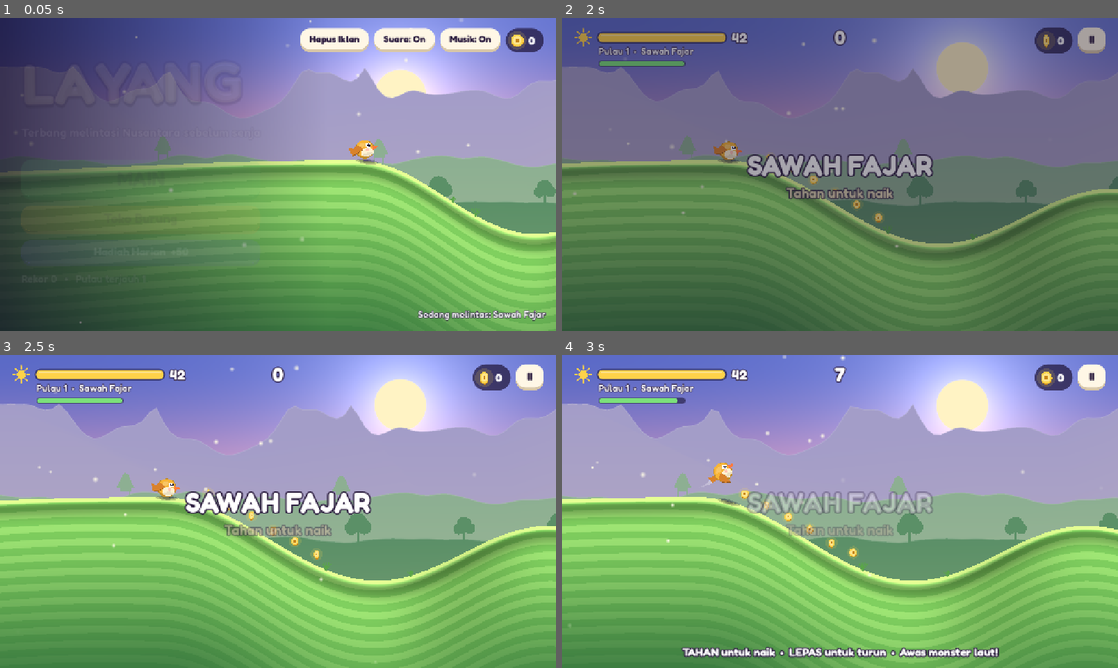
Above: before the commit, frames 1-4 (two rows, left to right).
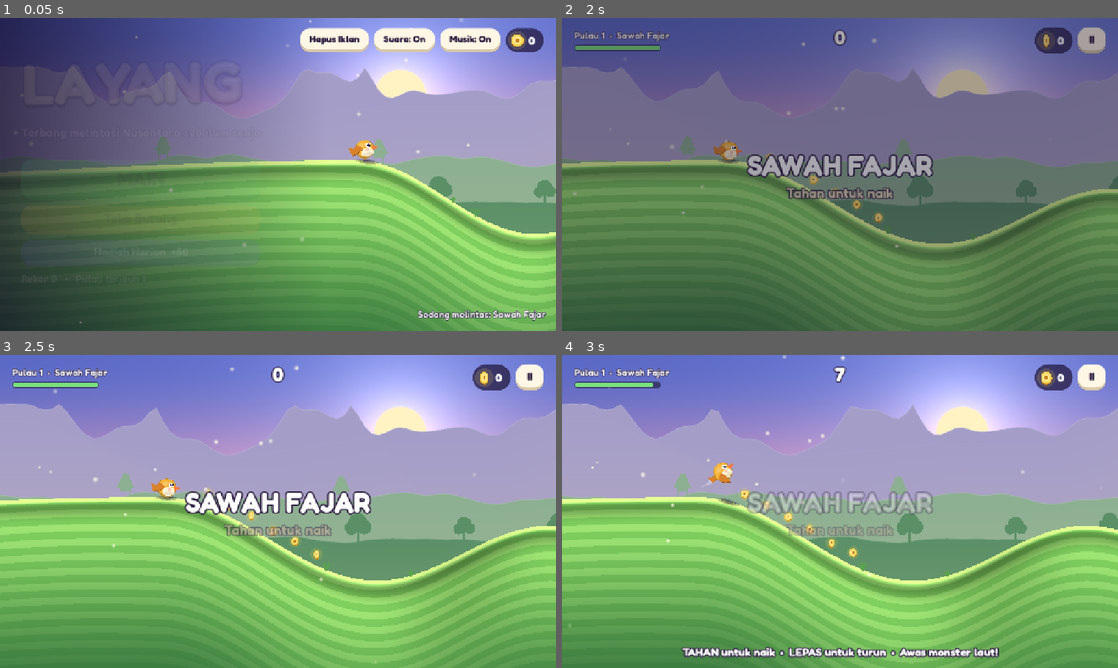
Above: after the commit, the same moments.

Repository: lutfidev/layang
Game: Godot game, scene res://scenes/main_menu.tscn
Same seed, same stepped clock (60 frames per second), same inputs: the game is played once before the commit and once after it.
Inputs (mouse positions are in pixels of both pictures, inside the frame that each line leads up to):
- Up to frame 1 (0.05 s): no input
- Up to frame 2 (2 s): move the mouse to (962, 158) at 0.52 s; hold Up 0.53-1.28 s; hold Space (fly) 0.53-1.28 s; click (962, 158) at 0.67 s; move the mouse to (728, 190) at 1.27 s; tap Space (fly) at 1.35 s; click (728, 190) at 1.42 s
- Up to frame 3 (2.5 s): click "II" at 2 s
- Up to frame 4 (3 s): move the mouse to (895, 442) at 2.77 s; hold Up from 2.78 s (still down); hold Space (fly) from 2.78 s (still down); click (895, 442) at 2.92 s

Frame 1 is identical in both runs. In frame 2, 2.9% of the frame differs, in the area x 2-77%, y 3-26%; in frame 3, 4.1%, in the area x 2-79%, y 0-26%; in frame 4, 4.0%.

Commit message:
feat(game): endless run without timer, 3-button lose screen, safe continue on dry ground

Diff:
--- a/scripts/autoload/sfx.gd
+++ b/scripts/autoload/sfx.gd
@@ -20,13 +20,11 @@
 	_music.volume_db = -9.0
 	add_child(_music)
 	_sounds["coin"] = _tones([[1318.5, 0.0, 0.07], [1975.5, 0.05, 0.12]], 0.35, 6.0)
-	_sounds["sun"] = _tones([[880.0, 0.0, 0.3], [1108.7, 0.06, 0.3], [1318.5, 0.12, 0.4]], 0.35, 4.0)
 	_sounds["perfect"] = _tones([[784.0, 0.0, 0.12], [987.8, 0.07, 0.12], [1174.7, 0.14, 0.25]], 0.4, 5.0)
 	_sounds["island"] = _tones([[523.3, 0.0, 0.9], [659.3, 0.08, 0.9], [784.0, 0.16, 0.9], [1046.5, 0.3, 1.0]], 0.3, 2.2)
 	_sounds["click"] = _tones([[660.0, 0.0, 0.04]], 0.3, 25.0)
 	_sounds["buy"] = _tones([[659.3, 0.0, 0.1], [880.0, 0.08, 0.1], [1318.5, 0.16, 0.3]], 0.35, 5.0)
 	_sounds["bonk"] = _tones([[150.0, 0.0, 0.18]], 0.5, 12.0)
-	_sounds["night"] = _tones([[392.0, 0.0, 0.8], [329.6, 0.25, 0.8], [261.6, 0.5, 1.2]], 0.32, 2.0)
 	_sounds["splash"] = _noise(0.35, 0.4)
 	_sounds["whoosh"] = _noise(0.25, 0.18)
 	_sounds["fizz"] = _noise(0.5, 0.12)
--- a/scripts/ui/game.gd
+++ b/scripts/ui/game.gd
@@ -1,35 +1,37 @@
 extends Node2D
-## Game scene: rules (sunset timer, islands, combos, fever), HUD, pause and results.
-
-const START_TIME := 42.0
-const NIGHT_GRACE := 6.0
+## Game scene: rules (endless run, islands, combos, fever), HUD, pause and results.
+
+const SUN_PROGRESS := 0.8      # fixed sun height: the sky no longer counts down
+const SIM_MAX := 240.0          # --sim runs end after this many seconds (cause "batas")
 const HIGH_FLIGHT := 520.0     # px above ground/water for "TERBANG TINGGI!"
 const WAVE_POINTS := 150        # style points for clearing a beach wave
+const CAUSE_TITLES := {"laut": "Tercebur ke laut!", "monster": "Digigit monster laut!", "ombak": "Terkena ombak", "batas": "Simulasi selesai"}
+const CAUSE_TIPS := {
+	"laut": "Tahan untuk naik sebelum stamina habis di atas laut",
+	"monster": "Lihat tandanya di air, lalu naik tinggi menjauh",
+	"ombak": "Sentuh bibir oranye untuk melompati ombak",
+}
 
 var world: World
-var state := "ready"       # ready → play → night → over
-var time_left := START_TIME
+var state := "ready"       # ready → play → over
+var run_time := 0.0
 var distance := 0
 var style_points := 0
 var coins_run := 0
 var coins_banked := 0
 var skim_streak := 0
 var best_skim := 0
-var end_cause := ""         # senja | laut | monster | ombak
+var end_cause := ""         # laut | monster | ombak (batas = sim cap)
 var _high_awarded := false
 var fever_t := 0.0
-var night_t := 0.0
 var continued := false
-var doubled := false
 var coin_chain := 0
 var coin_chain_t := 0.0
 var start_x := 0.0
 var hint_t := 0.0
 
 var hud: CanvasLayer
-var time_bar: TimeBar
 var stamina_bar: StaminaBar
-var lbl_time: Label
 var lbl_score: Label
 var coin_pill: PanelContainer
 var lbl_island: Label
@@ -44,12 +46,11 @@
 
 
 func _ready() -> void:
-	if Game.dev.has("time"):
-		time_left = float(Game.dev["time"])
 	world = World.new()
 	world.start_island = Game.dev_int("island", 0)
 	world.run_seed = Game.dev_int("seed", 1)   # 1 = random (see World._ready)
 	world.running = false
+	world.sun_progress = SUN_PROGRESS
 	world.autoplay = Game.dev.has("autoplay")
 	add_child(world)
 	start_x = world.bird.position.x
@@ -68,7 +69,7 @@
 # ================================================================ flow
 
 func _unhandled_input(event: InputEvent) -> void:
-	if event.is_action_pressed("pause") and state in ["play", "night"]:
+	if event.is_action_pressed("pause") and state == "play":
 		_toggle_pause()
 		return
 	if state == "ready":
@@ -93,20 +94,12 @@
 
 func _physics_process(delta: float) -> void:
 	if state == "play":
-		time_left -= delta
-		if time_left <= 0.0:
-			time_left = 0.0
-			_nightfall()
-	elif state == "night":
-		night_t += delta
-		var b := world.bird
-		if night_t > NIGHT_GRACE or (b.on_ground and night_t > 1.5 and b.speed() < 150.0):
-			_finish("senja")
-	if state in ["play", "night"]:
-		distance = int((world.bird.position.x - start_x) / 10.0)
+		run_time += delta
+		distance = maxi(distance, int((world.bird.position.x - start_x) / 10.0))
 		_check_high_flight()
-		world.sun_progress = clampf(time_left / START_TIME, 0.0, 1.0)
-		world.set_dusk(clampf(1.0 - time_left / 12.0, 0.0, 1.0))
+		if Game.dev.has("sim") and run_time >= float(Game.dev.get("sim-max", SIM_MAX)):
+			_finish("batas")
+			return
 		if fever_t > 0.0:
 			fever_t -= delta
 			if fever_t <= 0.0:
@@ -122,10 +115,8 @@
 
 
 func _process(_delta: float) -> void:
-	time_bar.value = clampf(time_left / START_TIME, 0.0, 1.0)
 	stamina_bar.value = world.bird.stamina
-	stamina_bar.exhausted = world.bird.exhausted or world.bird.sleepy
-	lbl_time.text = "%d" % ceili(time_left)
+	stamina_bar.exhausted = world.bird.exhausted
 	lbl_score.text = _fmt(score())
 	(coin_pill.get_node("H/Label") as Label).text = str(coins_run)
 	if fever_lbl.visible:
@@ -134,16 +125,6 @@
 
 func score() -> int:
 	return distance + style_points
-
-
-func _nightfall() -> void:
-	state = "night"
-	night_t = 0.0
-	world.bird.sleepy = true
-	world.bird.fever = false
-	fever_lbl.hide()
-	Sfx.play("night")
-	_popup("Matahari terbenam…", "Burung mulai mengantuk", Color("#ffd0a8"))
 
 
 func _finish(cause: String) -> void:
@@ -168,57 +149,40 @@
 	continued = true
 	result_panel.queue_free()
 	result_panel = null
-	time_left = 12.0
 	state = "play"
 	var b := world.bird
-	b.sleepy = false
 	b.vel.x = maxf(b.vel.x, 500.0)
 	b.vel.y = 0.0
 	b.stamina = 1.0
 	b.exhausted = false
 	b.on_ground = false
-	# respawn safely: high above the water (time to react), or just above the ground
-	if world.terrain.is_water_at(b.position.x):
-		b.position.y = Terrain.WATER_Y - 900.0
-	else:
-		b.position.y = world.terrain.height_at(b.position.x) - 200.0
+	# respawn safely: forward onto the first gentle dry ground past the water (score never drops)
+	b.position.x = world.terrain.dry_ground_after(b.position.x)
+	b.position.y = world.terrain.height_at(b.position.x) - 200.0
 	world.clear_hazards()
 	world.dead = false
 	world.running = true
 	world.release_input()
-	_popup("+12 detik!", "Terbang lagi!", Color("#ffe066"))
+	_popup("Terbang lagi!", "", Color("#ffe066"))
 
 
 # ================================================================ events
 
 func _on_island(k: int, biome: Dictionary) -> void:
-	var bonus := maxf(6.0, 17.0 - k * 1.5)
-	if state == "play":
-		time_left += bonus
-	elif state == "night":
-		# reaching an island at dusk wakes the bird up again
-		state = "play"
-		time_left = bonus
-		world.bird.sleepy = false
 	style_points += 500
 	coins_run += 20
 	Sfx.play("island")
 	Ambient.burst(world, world.bird.center(), Color("#ffe066"), 40, 700.0)
-	_show_banner(k, biome, bonus)
+	_show_banner(k, biome)
 	if biome.id == "pantai":
 		_popup("Awas ombak!", "Sentuh bibir oranye untuk melompat", Color("#7ff0e6"))
 
 
-func _on_item(kind: int, _pos: Vector2) -> void:
-	if kind == CoinField.COIN:
-		coins_run += 2 if world.bird.fever else 1
-		coin_chain += 1
-		coin_chain_t = 0.6
-		Sfx.play("coin", 1.0 + 0.045 * mini(coin_chain, 14))
-	else:
-		time_left += 3.0
-		Sfx.play("sun")
-		_popup("+3 detik", "Matahari kecil!", Color("#ffe066"))
+func _on_item(_kind: int, _pos: Vector2) -> void:
+	coins_run += 2 if world.bird.fever else 1
+	coin_chain += 1
+	coin_chain_t = 0.6
+	Sfx.play("coin", 1.0 + 0.045 * mini(coin_chain, 14))
 
 
 func _on_landed(bonk: bool) -> void:
@@ -232,14 +196,14 @@
 
 
 func _on_skimmed(_duration: float) -> void:
-	if state not in ["play", "night"]:
+	if state != "play":
 		return
 	skim_streak += 1
 	best_skim = maxi(best_skim, skim_streak)
 	style_points += 25 * skim_streak
 	Sfx.play("perfect", 1.0 + 0.06 * mini(skim_streak, 8))
 	var b := world.bird
-	if skim_streak >= 3 and fever_t <= 0.0 and state == "play":
+	if skim_streak >= 3 and fever_t <= 0.0:
 		fever_t = 6.0
 		b.fever = true
 		fever_lbl.show()
@@ -256,7 +220,7 @@
 
 
 func _on_wave_passed() -> void:
-	if state not in ["play", "night"]:
+	if state != "play":
 		return
 	style_points += WAVE_POINTS
 	Sfx.play("perfect", 1.2)
@@ -264,7 +228,7 @@
 
 
 func _on_died(cause: String) -> void:
-	if state in ["play", "night"]:
+	if state == "play":
 		_finish(cause)
 
 
@@ -290,25 +254,13 @@
 	var root := UIKit.full_rect(Control.new())
 	hud.add_child(root)
 
-	# --- time bar (top-left)
-	var tb := HBoxContainer.new()
-	tb.position = Vector2(28, 24)
-	tb.add_theme_constant_override("separation", 10)
-	tb.mouse_filter = Control.MOUSE_FILTER_IGNORE
-	root.add_child(tb)
-	tb.add_child(UIKit.SunIcon.new(42))
-	time_bar = TimeBar.new()
-	time_bar.custom_minimum_size = Vector2(300, 26)
-	time_bar.size_flags_vertical = Control.SIZE_SHRINK_CENTER
-	tb.add_child(time_bar)
-	lbl_time = UIKit.label("42", 32, Color.WHITE, true, 8)
-	tb.add_child(lbl_time)
+	# --- island name + stamina (top-left)
 	lbl_island = UIKit.label("", 22, Color(1, 1, 1, 0.92), false, 6)
-	lbl_island.position = Vector2(84, 62)
+	lbl_island.position = Vector2(28, 26)
 	root.add_child(lbl_island)
 	_set_island_label(0, world.current_biome())
 	stamina_bar = StaminaBar.new()
-	stamina_bar.position = Vector2(84, 98)
+	stamina_bar.position = Vector2(28, 62)
 	stamina_bar.size = Vector2(200, 14)
 	stamina_bar.mouse_filter = Control.MOUSE_FILTER_IGNORE
 	root.add_child(stamina_bar)
@@ -354,7 +306,7 @@
 	root.add_child(lbl_sub)
 
 	fever_lbl = UIKit.label("FEVER", 30, Color("#ffcf5a"), true, 10)
-	fever_lbl.position = Vector2(30, 124)
+	fever_lbl.position = Vector2(28, 86)
 	fever_lbl.hide()
 	root.add_child(fever_lbl)
 
@@ -435,7 +387,7 @@
 		t.tween_callback(lbl_hint.hide)
 
 
-func _show_banner(k: int, b: Dictionary, bonus: float) -> void:
+func _show_banner(k: int, b: Dictionary) -> void:
 	_set_island_label(k, b)
 	if banner:
 		banner.queue_free()
@@ -449,7 +401,7 @@
 	var n := UIKit.label(String(b.name), 50, Color.WHITE, true)
 	n.horizontal_alignment = HORIZONTAL_ALIGNMENT_CENTER
 	v.add_child(n)
-	var s := UIKit.label("%s   •   +%d detik" % [b.subtitle, int(bonus)], 22, Color(1, 1, 1, 0.85))
+	var s := UIKit.label("%s   •   +500" % b.subtitle, 22, Color(1, 1, 1, 0.85))
 	s.horizontal_alignment = HORIZONTAL_ALIGNMENT_CENTER
 	v.add_child(s)
 	banner.mouse_filter = Control.MOUSE_FILTER_IGNORE
@@ -539,10 +491,14 @@
 	v.add_theme_constant_override("separation", 10)
 	p.add_child(v)
 
-	var titles := {"senja": "Senja telah tiba", "laut": "Tercebur ke laut!", "monster": "Digigit monster laut!", "ombak": "Terkena ombak"}
-	var title := UIKit.label(titles.get(end_cause, "Senja telah tiba"), 44, Color("#ffd8a8"), true)
+	var title := UIKit.label(String(CAUSE_TITLES.get(end_cause, "Run selesai")), 44, Color("#ffd8a8"), true)
 	title.horizontal_alignment = HORIZONTAL_ALIGNMENT_CENTER
 	v.add_child(title)
+	var tip := String(CAUSE_TIPS.get(end_cause, ""))
+	if tip != "":
+		var tl := UIKit.label(tip, 22, Color(1, 1, 1, 0.8))
+		tl.horizontal_alignment = HORIZONTAL_ALIGNMENT_CENTER
+		v.add_child(tl)
 	if record:
 		var rec := UIKit.label("REKOR BARU!", 28, Color("#ffe066"), true, 6)
 		rec.horizontal_alignment = HORIZONTAL_ALIGNMENT_CENTER
@@ -572,44 +528,33 @@
 		val.horizontal_alignment = HORIZONTAL_ALIGNMENT_RIGHT
 		grid.add_child(val)
 
-	var ads_row := HBoxContainer.new()
-	ads_row.add_theme_constant_override("separation", 12)
-	v.add_child(ads_row)
-	if not continued:
-		var cont := UIKit.button("Lanjut +12 dtk (iklan)", UIKit.LEAF, UIKit.LEAF_DARK, 24)
-		cont.size_flags_horizontal = Control.SIZE_EXPAND_FILL
+	# exactly three buttons: Lanjut (ad, once per run), Main Lagi, Menu
+	var cont := UIKit.button("Lanjut (tonton iklan)", UIKit.LEAF, UIKit.LEAF_DARK, 28)
+	cont.name = "Lanjut"
+	if continued:
+		cont.text = "Lanjut sudah dipakai"
+		cont.disabled = true
+	else:
 		cont.pressed.connect(func(): Ads.show_rewarded("Lanjut terbang", _on_continue_reward))
-		ads_row.add_child(cont)
-	if coins_run > 0 and not doubled:
-		var dbl := UIKit.button("Koin ×2 (iklan)", UIKit.SUN, UIKit.SUN_DARK, 24)
-		dbl.size_flags_horizontal = Control.SIZE_EXPAND_FILL
-		dbl.pressed.connect(func(): Ads.show_rewarded("Gandakan koin", _on_double_reward.bind(dbl)))
-		ads_row.add_child(dbl)
-
-	var row2 := HBoxContainer.new()
-	row2.add_theme_constant_override("separation", 12)
-	v.add_child(row2)
+	v.add_child(cont)
+	var row := HBoxContainer.new()
+	row.add_theme_constant_override("separation", 12)
+	v.add_child(row)
 	var again := UIKit.button("Main Lagi", UIKit.SKY, UIKit.SKY_DARK, 30)
+	again.name = "MainLagi"
 	again.size_flags_horizontal = Control.SIZE_EXPAND_FILL
 	again.pressed.connect(func(): Ads.on_run_finished(); Game.goto("res://scenes/game.tscn"))
-	row2.add_child(again)
+	row.add_child(again)
 	var menu := UIKit.button("Menu", UIKit.PLUM, UIKit.PLUM_DARK, 30)
+	menu.name = "Menu"
+	menu.size_flags_horizontal = Control.SIZE_EXPAND_FILL
 	menu.pressed.connect(func(): Ads.on_run_finished(); Game.goto("res://scenes/main_menu.tscn"))
-	row2.add_child(menu)
+	row.add_child(menu)
 
 
 func _on_continue_reward(ok: bool) -> void:
 	if ok:
 		_continue_run()
-
-
-func _on_double_reward(ok: bool, btn: Button) -> void:
-	if ok and not doubled:
-		doubled = true
-		Game.add_coins(coins_run)
-		btn.disabled = true
-		btn.text = "+%d koin!" % coins_run
-		Sfx.play("buy")
 
 
 static func _fmt(n: int) -> String:
@@ -621,7 +566,7 @@
 	return s + out
 
 
-# ================================================================ time bar
+# ================================================================ stamina bar
 
 class StaminaBar:
 	extends Control
@@ -645,29 +590,3 @@
 		fill.bg_color = col
 		fill.set_corner_radius_all(int((size.y - 4) / 2))
 		draw_style_box(fill, Rect2(Vector2(2, 2), Vector2(maxf(size.y - 4, (size.x - 4) * value), size.y - 4)))
-
-
-class TimeBar:
-	extends Control
-	var value := 1.0
-
-	func _process(_d: float) -> void:
-		queue_redraw()
-
-	func _draw() -> void:
-		var r := Rect2(Vector2.ZERO, size)
-		var bg := StyleBoxFlat.new()
-		bg.bg_color = Color(0.08, 0.05, 0.16, 0.6)
-		bg.set_corner_radius_all(int(size.y / 2))
-		draw_style_box(bg, r)
-		var w := maxf(size.y, (size.x - 6) * value)
-		var fill := StyleBoxFlat.new()
-		var low := value < 0.28
-		var col := Color("#ffd24a").lerp(Color("#ff6b4a"), clampf((0.45 - value) / 0.35, 0.0, 1.0))
-		if low:
-			col = col.lerp(Color.WHITE, 0.25 + 0.25 * sin(Time.get_ticks_msec() * 0.015))
-		fill.bg_color = col
-		fill.set_corner_radius_all(int((size.y - 6) / 2))
-		if value > 0.0:
-			draw_style_box(fill, Rect2(Vector2(3, 3), Vector2(w, size.y - 6)))
-		draw_rect(Rect2(Vector2(10, 6), Vector2(maxf(0.0, w - 14), 3)), Color(1, 1, 1, 0.35))
--- a/scripts/ui/ui_kit.gd
+++ b/scripts/ui/ui_kit.gd
@@ -124,16 +124,3 @@
 		queue_redraw()
 	func _draw() -> void:
 		Art.coin(self, size * 0.5, size.x * 0.42, Time.get_ticks_msec() / 1000.0 * 0.3)
-
-
-class SunIcon:
-	extends Control
-	func _init(sz: float = 30.0) -> void:
-		custom_minimum_size = Vector2(sz, sz)
-		mouse_filter = Control.MOUSE_FILTER_IGNORE
-	func _draw() -> void:
-		var c := size * 0.5
-		for i in 8:
-			var a := TAU * i / 8.0
-			draw_line(c + Vector2(cos(a), sin(a)) * size.x * 0.3, c + Vector2(cos(a), sin(a)) * size.x * 0.48, Color("#ffd24a"), 3.0, true)
-		draw_circle(c, size.x * 0.24, Color("#ffd24a"))
--- a/scripts/world/bird.gd
+++ b/scripts/world/bird.gd
@@ -37,7 +37,6 @@
 var exhausted := false
 var skim_t := 0.0
 var on_ground := true
-var sleepy := false
 var fever := false
 var air_time := 0.0
 var max_air_height := 0.0
@@ -98,7 +97,7 @@
 
 
 func can_lift() -> bool:
-	return holding and not sleepy and not exhausted
+	return holding and not exhausted
 
 
 func step(delta: float) -> void:
@@ -110,7 +109,7 @@
 		stamina = maxf(0.0, stamina - STAMINA_DRAIN * delta)
 		if stamina <= 0.0:
 			exhausted = true
-	elif not sleepy:
+	else:
 		stamina = minf(1.0, stamina + (STAMINA_REGEN_GROUND if on_ground else STAMINA_REGEN_AIR) * delta)
 	if exhausted and stamina >= STAMINA_RESUME:
 		exhausted = false
@@ -121,8 +120,6 @@
 		target *= 1.3
 	if on_ground:
 		target *= 0.85
-	if sleepy:
-		target *= 0.7
 	vel.x = move_toward(vel.x, target, SPEED_ACCEL * delta)
 
 	if on_ground and lifting:
@@ -247,6 +244,4 @@
 	draw_circle(Vector2(12.6, -8.4), 1.2, Color.WHITE)
 	# cheek
 	draw_circle(Vector2(6, 3), 4.0, Color(1.0, 0.45, 0.5, 0.35))
-	if sleepy:
-		draw_line(Vector2(6, -8), Vector2(15, -8), Color("#1b1430"), 2.0)
 	draw_set_transform(Vector2.ZERO, 0.0, Vector2.ONE)
--- a/scripts/world/coin_field.gd
+++ b/scripts/world/coin_field.gd
@@ -5,7 +5,6 @@
 signal collected(kind: int, pos: Vector2)
 
 const COIN := 0
-const SUN := 1
 
 var items: Array = []        # [Vector2 pos, int kind, bool alive]
 var view_left := 0.0
@@ -33,8 +32,7 @@
 			if magnet > 0.0 and d < magnet:
 				it[0] = p.move_toward(bird_pos, delta * 1600.0)
 				d = it[0].distance_to(bird_pos)
-			var r := radius * (1.6 if it[1] == SUN else 1.0)
-			if d < r:
+			if d < radius:
 				it[2] = false
 				_bursts.append([it[0], 0.0, it[1]])
 				collected.emit(it[1], it[0])
@@ -57,19 +55,12 @@
 		if p.x > view_right + 200.0:
 			break
 		if it[2] and p.x > view_left - 100.0:
-			if it[1] == COIN:
-				Art.coin(self, p + Vector2(0, sin(t * 3.0 + p.x * 0.05) * 4.0), 13.0, t)
-			else:
-				var pulse := 1.0 + 0.12 * sin(t * 6.0)
-				draw_circle(p, 40.0 * pulse, Color(1.0, 0.8, 0.3, 0.18))
-				draw_circle(p, 26.0 * pulse, Color(1.0, 0.86, 0.4, 0.35))
-				Art.star(self, p, 22.0 * pulse, Color("#ffe066"), t)
-				draw_circle(p, 9.0, Color("#fff8d6"))
+			Art.coin(self, p + Vector2(0, sin(t * 3.0 + p.x * 0.05) * 4.0), 13.0, t)
 		i += 1
 	for b in _bursts:
 		var age: float = b[1]
 		var k := age / 0.45
-		var col := Color(1.0, 0.9, 0.45, 1.0 - k) if b[2] == COIN else Color(1.0, 0.95, 0.7, 1.0 - k)
+		var col := Color(1.0, 0.9, 0.45, 1.0 - k)
 		draw_arc(b[0], 10.0 + k * 34.0, 0.0, TAU, 24, col, 3.0 * (1.0 - k) + 1.0, true)
 		for j in 6:
 			var a := TAU * j / 6.0 + age * 3.0
--- a/scripts/world/terrain.gd
+++ b/scripts/world/terrain.gd
@@ -129,6 +129,18 @@
 		if x >= b.water_x1 and x <= b.bank_x:
 			return true
 	return false
+
+
+## First safe x at or after x: past any water, on ground that is not a steep climb
+## (so a respawned bird does not bonk). Used by "Lanjut" after a death over water.
+func dry_ground_after(x: float) -> float:
+	var limit := x + 6000.0
+	while x < limit and is_water_at(x):
+		x += 10.0
+	x += 120.0
+	while x < limit and (is_water_at(x) or slope_at(x) < -0.3 or kick_at(x)):
+		x += 10.0
+	return x
 
 
 ## Picks BAYS_PER_ISLAND hill indices in [2, hills-1], sorted, never two in a row.
@@ -275,7 +287,6 @@
 
 func _place_items(k: int, first_key: int, last_key: int, rng: RandomNumberGenerator, biome: Dictionary) -> void:
 	var prop_kind: String = biome.prop
-	var orbs_left := 2
 	var i := first_key
 	while i < last_key:
 		var x0 := keys_x[i]
@@ -295,9 +306,6 @@
 			for j in 7:
 				var u := (j - 3) / 3.0
 				coins.add_item(Vector2(cx + u * 240.0, top + u * u * 120.0), CoinField.COIN)
-			if orbs_left > 0 and rng.randf() < 0.35:
-				coins.add_item(Vector2(cx, top - 130.0), CoinField.SUN)
-				orbs_left -= 1
 		# props on the ground
 		var n := 2 if prop_kind == "rice" else 1
 		for j in n:
--- a/tests/test_bays.gd
+++ b/tests/test_bays.gd
@@ -454,3 +454,24 @@
 	if w.wave.state == "idle" and w.bird.position.x < bay.mid:
 		return "never reached the bay (test vacuous)"
 	return "" if Sfx._next == before else "menu world played %d sounds" % posmod(Sfx._next - before, 8)
+
+
+func test_dry_ground_after_bays_and_sea() -> String:
+	for s in SEEDS:
+		var w := _world(s)
+		var t := w.terrain
+		var err := ""
+		for bay in t.bays:
+			var x: float = t.dry_ground_after(bay.mid)
+			if t.is_water_at(x) or x < bay.water_x1 or t.kick_at(x):
+				err = "seed %d bay mid %f -> %f unsafe" % [s, bay.mid, x]
+		var sx: float = t.island_finish[0]
+		while not t.is_sea_at(sx):
+			sx += 10.0
+		var x2: float = t.dry_ground_after(sx + 100.0)
+		if t.is_water_at(x2) or t.slope_at(x2) < -0.3:
+			err = "seed %d sea -> %f unsafe" % [s, x2]
+		_free(w)
+		if err != "":
+			return err
+	return ""
--- a/tests/test_flight.gd
+++ b/tests/test_flight.gd
@@ -146,23 +146,6 @@
 	return ""
 
 
-func test_sleepy_cannot_lift() -> String:
-	var b := _air(3, 0, -800)
-	b.sleepy = true
-	b.holding = true
-	b.stamina = 0.5
-	var y0 := b.position.y
-	_steps(b, 0.5)
-	if b.position.y <= y0:
-		return "sleepy bird rose"
-	if b.stamina > 0.5:
-		return "sleepy stamina regen %f" % b.stamina
-	return ""
-
-
-# ---------------------------------------------------------------- skim (NYEREMPET)
-
-## Holds the bird `above` px over the terrain for `seconds` (re-placing it every step).
 func _hover(b: Bird, above: float, seconds: float) -> void:
 	for i in int(seconds / DT):
 		b.position.y = b.terrain.height_at(b.position.x) - above
--- a/tests/test_game_rules.gd
+++ b/tests/test_game_rules.gd
@@ -1,5 +1,5 @@
 extends RefCounted
-## Run rules in game.gd: skim combo → fever, bonk resets, death causes, continue, nightfall.
+## Run rules in game.gd: skim combo → fever, bonk resets, death causes, continue, endless run, lose screen.
 
 var runner: Node
 const DT := 1.0 / 120.0
@@ -19,6 +19,14 @@
 		if _has_text(c, text):
 			return true
 	return false
+
+
+func _buttons(n: Node, out: Array = []) -> Array:
+	if n is Button:
+		out.append(n)
+	for c in n.get_children():
+		_buttons(c, out)
+	return out
 
 
 func _sea_start(w: World) -> float:
@@ -69,27 +77,62 @@
 	_frames(g, 3.0)
 	if deaths != ["laut"] or g.state != "over":
 		return "did not drown first: %s state=%s" % [deaths, g.state]
+	var score_before: int = g.score()
 	g._continue_run()
-	if w.bird.position.y > Terrain.WATER_Y - 500.0:
+	if w.terrain.is_water_at(w.bird.position.x):
+		return "respawned over water x=%f" % w.bird.position.x
+	if w.bird.position.y > w.terrain.height_at(w.bird.position.x) - 150.0:
 		return "respawn too low y=%f" % w.bird.position.y
 	if w.bird.stamina != 1.0 or w.bird.exhausted:
 		return "stamina not restored"
 	if w.monster.state != "idle":
 		return "monster still active"
 	_frames(g, 1.5)
+	if g.score() < score_before:
+		return "score dropped %d -> %d" % [score_before, g.score()]
 	return "" if deaths.size() == 1 else "died again right after continue: %s" % [deaths]
 
 
-func test_night_over_sea_ends_run() -> String:
+func test_no_timer_endless() -> String:
 	var g := _game()
+	for p in ["time_left", "night_t", "time_bar"]:
+		if p in g:
+			return "timer leftover: %s" % p
 	var w: World = g.world
-	w.bird.position = Vector2(_sea_start(w) + 50.0, Terrain.WATER_Y - 400.0)
-	w.bird.on_ground = false
-	g.time_left = 0.1
-	_frames(g, g.NIGHT_GRACE + 4.0)
-	if g.state != "over":
-		return "still %s after grace" % g.state
-	return "" if g.end_cause in ["laut", "senja"] else "cause=%s" % g.end_cause
+	w.hazards = false     # bounces off the water: only a timer could end this run
+	_frames(g, 60.0)
+	if g.state != "play":
+		return "run ended without an obstacle: state=%s cause=%s" % [g.state, g.end_cause]
+	return "" if g.distance > 0 else "distance=%d" % g.distance
+
+
+func test_lose_screen_three_buttons() -> String:
+	var g := _game()
+	g.world.bird_died.emit("laut")
+	var names: Array = []
+	for b in _buttons(g.result_panel):
+		names.append(String(b.name))
+	names.sort()
+	if names != ["Lanjut", "MainLagi", "Menu"]:
+		return "buttons=%s" % [names]
+	var labels: Array = []
+	for b in _buttons(g.result_panel):
+		labels.append(b.text)
+	if not ("Main Lagi" in labels and "Menu" in labels and "Lanjut (tonton iklan)" in labels):
+		return "button labels %s" % [labels]
+	return "" if _has_text(g.result_panel, g.CAUSE_TIPS["laut"]) else "cause tip missing"
+
+
+func test_continue_button_once() -> String:
+	var g := _game()
+	g.world.bird.position = Vector2(_sea_start(g.world) + 50.0, Terrain.WATER_Y + 10.0)
+	g.world.bird_died.emit("laut")
+	g._continue_run()
+	g.world.bird_died.emit("monster")
+	var cont: Button = g.result_panel.find_child("Lanjut", true, false)
+	if cont == null or not cont.disabled:
+		return "Lanjut should be disabled after one continue"
+	return "" if _buttons(g.result_panel).size() == 3 else "buttons=%d" % _buttons(g.result_panel).size()
 
 
 func test_wave_death_title() -> String:
@@ -129,7 +172,7 @@
 	if deaths != ["ombak"] or g.state != "over":
 		return "did not hit the wave first: %s state=%s" % [deaths, g.state]
 	g._continue_run()
-	if w.bird.position.y > Terrain.WATER_Y - 500.0:
-		return "respawn too low y=%f" % w.bird.position.y
+	if w.terrain.is_water_at(w.bird.position.x) or w.bird.position.x < bay.water_x1:
+		return "respawn not past the bay x=%f" % w.bird.position.x
 	_frames(g, 2.0)
 	return "" if deaths.size() == 1 else "died again right after continue: %s" % [deaths]
Not shown, added: docs/superpowers/plans/2026-11-24-tanpa-timer.md
Not shown, changed: docs/superpowers/specs/2026-11-24-tanpa-batas-design.md
